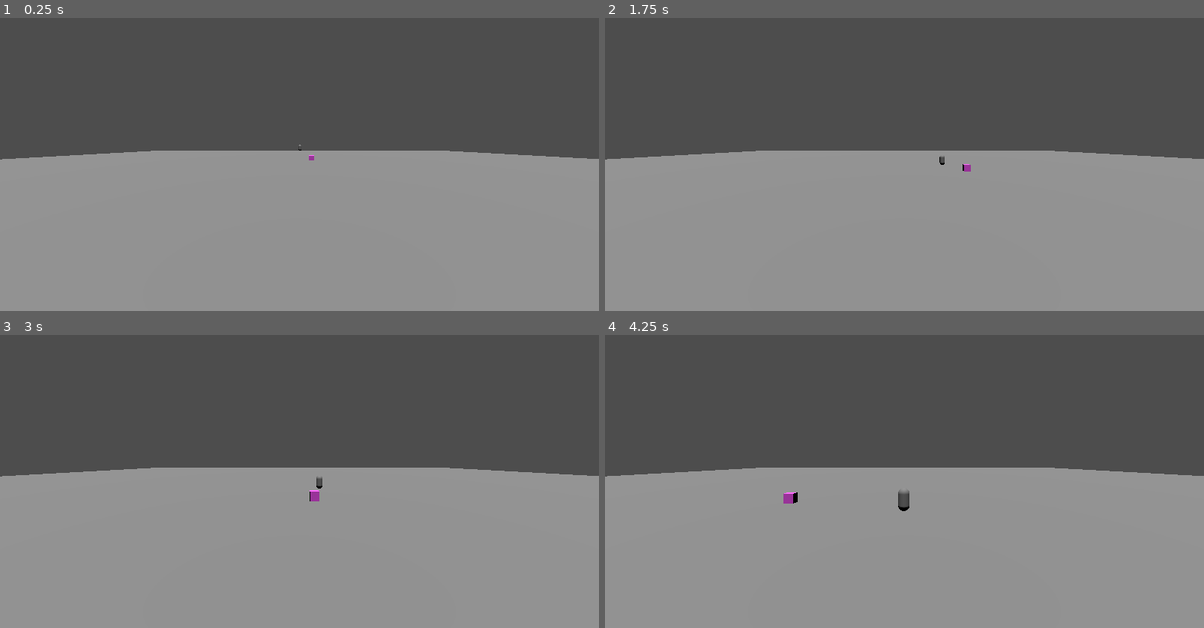
Above: before the commit, frames 1-4 (two rows, left to right).
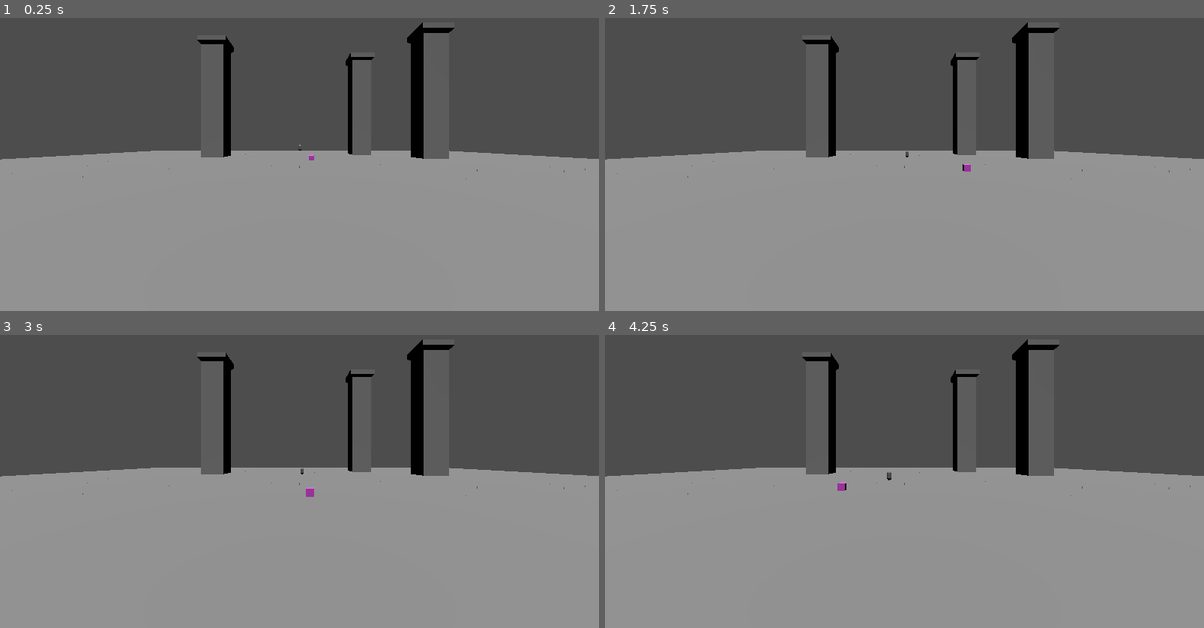
Above: after the commit, the same moments.

Repository: Tchetchouille/GMTK2024
Game: Godot game, scene res://scenes/JoelScene/JoelTestMain.tscn
The game is run twice, just before and just after one commit, with the same random seed, the same clock (stepped at 60 frames per second) and the same inputs.
Inputs (mouse positions are in pixels of both pictures, inside the frame that each line leads up to):
- Up to frame 1 (0.25 s): no input
- Up to frame 2 (1.75 s): tap Enter at 0.5 s; move the mouse to (1036, 126) at 0.52 s; hold D (move_right) 0.53-1.28 s; click (1036, 126) at 0.6 s; move the mouse to (784, 158) at 1.27 s; hold S (move_back) from 1.28 s (still down); click (784, 158) at 1.35 s
- Up to frame 3 (3 s): tap Space at 2 s; move the mouse to (359, 384) at 2.02 s; release S (move_back) at 2.03 s; hold D (move_right) 2.03-2.78 s; click (359, 384) at 2.1 s; move the mouse to (269, 528) at 2.77 s; hold W (move_forward) from 2.78 s (still down); click (269, 528) at 2.85 s
- Up to frame 4 (4.25 s): move the mouse to (1084, 510) at 3.52 s; release W (move_forward) at 3.53 s; hold A (move_left) from 3.53 s (still down); click (1084, 510) at 3.6 s

The runs differ from the first frame. In frame 1, 2.2% of the frame differs, in the area x 2-98%, y 1-55%; in frame 2, 2.2%; in frame 3, 2.3%; in frame 4, 2.4%, in the area x 2-98%, y 1-61%.

Commit message:
Terrain generation

Diff:
--- a/Materials/item_needle.tscn
+++ /dev/null
@@ -1,9 +0,0 @@
-[gd_scene load_steps=3 format=3 uid="uid://ltulp5aq7cna"]
-
-[ext_resource type="PackedScene" uid="uid://dhhrgux8vgaux" path="res://models/ITEM_Needle.fbx" id="1_qn41t"]
-[ext_resource type="Material" uid="uid://clane1b3w2sd4" path="res://Materials/Metal.tres" id="2_o61fd"]
-
-[node name="ITEM_Needle" instance=ExtResource("1_qn41t")]
-
-[node name="Needle" parent="." index="0"]
-surface_material_override/0 = ExtResource("2_o61fd")
--- a/resources/bone.tres
+++ /dev/null
@@ -1,11 +0,0 @@
-[gd_resource type="Resource" script_class="WeaponResource" load_steps=3 format=3 uid="uid://dcgc6l10oi7wc"]
-
-[ext_resource type="Script" path="res://scripts/weapon_resource.gd" id="1_ooovl"]
-
-[sub_resource type="BoxMesh" id="BoxMesh_4esct"]
-
-[resource]
-script = ExtResource("1_ooovl")
-name = "Bone"
-scale = 1.0
-model = SubResource("BoxMesh_4esct")
--- a/resources/church.tres
+++ /dev/null
@@ -1,11 +0,0 @@
-[gd_resource type="Resource" load_steps=3 format=3 uid="uid://bwg41iohtrfi3"]
-
-[ext_resource type="Script" path="res://scripts/weapon_resource.gd" id="1_ra8ig"]
-
-[sub_resource type="BoxMesh" id="BoxMesh_fqh1c"]
-
-[resource]
-script = ExtResource("1_ra8ig")
-name = "Church"
-scale = 20.0
-model = SubResource("BoxMesh_fqh1c")
--- /dev/null
+++ b/resources/weapons/chair.tres
@@ -0,0 +1,12 @@
+[gd_resource type="Resource" script_class="WeaponResource" load_steps=3 format=3 uid="uid://rcir0a1gphma"]
+
+[ext_resource type="PackedScene" uid="uid://bkm2a81lc12kn" path="res://scenes/weapons/prop_chair.tscn" id="1_f15lo"]
+[ext_resource type="Script" path="res://scripts/weapon_resource.gd" id="2_mp8id"]
+
+[resource]
+script = ExtResource("2_mp8id")
+name = "Chair"
+scale = 0.5
+model = ExtResource("1_f15lo")
+max_occurrences = 50
+radius = 1.0
--- /dev/null
+++ b/resources/weapons/church.tres
@@ -0,0 +1,12 @@
+[gd_resource type="Resource" script_class="WeaponResource" load_steps=3 format=3 uid="uid://bwg41iohtrfi3"]
+
+[ext_resource type="Script" path="res://scripts/weapon_resource.gd" id="1_ra8ig"]
+[ext_resource type="PackedScene" uid="uid://bvnjotreh65bq" path="res://scenes/weapons/prop_church.tscn" id="1_rvc82"]
+
+[resource]
+script = ExtResource("1_ra8ig")
+name = "Church"
+scale = 20.0
+model = ExtResource("1_rvc82")
+max_occurrences = 4
+radius = 10.0
--- a/resources/mountain.tres
+++ b/resources/weapons/mountain.tres
@@ -1,11 +1,12 @@
 [gd_resource type="Resource" script_class="WeaponResource" load_steps=3 format=3 uid="uid://beju6naak158i"]
 
 [ext_resource type="Script" path="res://scripts/weapon_resource.gd" id="1_85m0b"]
-
-[sub_resource type="BoxMesh" id="BoxMesh_sneeq"]
+[ext_resource type="PackedScene" uid="uid://c0y0jekrdown4" path="res://models/PROP_Chair.fbx" id="1_wsqgq"]
 
 [resource]
 script = ExtResource("1_85m0b")
-name = "Bone"
-scale = 1.0
-model = SubResource("BoxMesh_sneeq")
+name = "Mountain"
+scale = 10.0
+model = ExtResource("1_wsqgq")
+max_occurrences = 2
+radius = 10.0
--- /dev/null
+++ b/resources/weapons/needle.tres
@@ -0,0 +1,12 @@
+[gd_resource type="Resource" script_class="WeaponResource" load_steps=3 format=3 uid="uid://dcgc6l10oi7wc"]
+
+[ext_resource type="PackedScene" uid="uid://ccljqpgs6rvmu" path="res://scenes/weapons/prop_needle.tscn" id="1_a4b5y"]
+[ext_resource type="Script" path="res://scripts/weapon_resource.gd" id="2_wd1r1"]
+
+[resource]
+script = ExtResource("2_wd1r1")
+name = "Needle"
+scale = 0.01
+model = ExtResource("1_a4b5y")
+max_occurrences = 10
+radius = 1.0
--- /dev/null
+++ b/resources/weapons/sword.tres
@@ -0,0 +1,12 @@
+[gd_resource type="Resource" script_class="WeaponResource" load_steps=3 format=3 uid="uid://c8og61sa7x30a"]
+
+[ext_resource type="PackedScene" uid="uid://b0f4pds0wpp2a" path="res://scenes/weapons/prop_sword.tscn" id="1_tu7ce"]
+[ext_resource type="Script" path="res://scripts/weapon_resource.gd" id="2_hedo3"]
+
+[resource]
+script = ExtResource("2_hedo3")
+name = "Sword"
+scale = 1.0
+model = ExtResource("1_tu7ce")
+max_occurrences = 50
+radius = 1.0
--- a/scenes/Character.tscn
+++ b/scenes/Character.tscn
@@ -1,6 +1,6 @@
 [gd_scene load_steps=6 format=3 uid="uid://ywenk7jinwf5"]
 
-[ext_resource type="Resource" uid="uid://dcgc6l10oi7wc" path="res://resources/bone.tres" id="2_juvo0"]
+[ext_resource type="Resource" uid="uid://dcgc6l10oi7wc" path="res://resources/weapons/needle.tres" id="2_juvo0"]
 [ext_resource type="Script" path="res://scripts/character_body_3d.gd" id="2_ro3ve"]
 
 [sub_resource type="BoxShape3D" id="BoxShape3D_ewddu"]
--- a/scenes/flo_scene.tscn
+++ b/scenes/flo_scene.tscn
@@ -1,9 +1,7 @@
-[gd_scene load_steps=5 format=3 uid="uid://c7fts27cgd051"]
+[gd_scene load_steps=3 format=3 uid="uid://c7fts27cgd051"]
 
 [ext_resource type="PackedScene" uid="uid://bb5dyhed3iijo" path="res://scenes/terrain.tscn" id="1_1x8q5"]
-[ext_resource type="PackedScene" uid="uid://c4y02kp5q7cfb" path="res://scenes/Character.tscn" id="2_wh3hq"]
-[ext_resource type="PackedScene" uid="uid://c4qxc2r4tnvva" path="res://scenes/weapon.tscn" id="3_3t8cp"]
-[ext_resource type="Resource" uid="uid://beju6naak158i" path="res://resources/mountain.tres" id="4_uanfr"]
+[ext_resource type="PackedScene" uid="uid://ywenk7jinwf5" path="res://scenes/Character.tscn" id="2_wh3hq"]
 
 [node name="FloScene" type="Node3D"]
 
@@ -13,6 +11,3 @@
 transform = Transform3D(1, 0, 0, 0, 0.451376, 0.892334, 0, -0.892334, 0.451376, 0, 1.13658, 0)
 
 [node name="Body" parent="." instance=ExtResource("2_wh3hq")]
-
-[node name="Weapon" parent="." instance=ExtResource("3_3t8cp")]
-resource = ExtResource("4_uanfr")
--- a/scenes/test_char.tscn
+++ b/scenes/test_char.tscn
@@ -2,9 +2,9 @@
 
 [ext_resource type="PackedScene" uid="uid://ywenk7jinwf5" path="res://scenes/Character.tscn" id="1_o8ce0"]
 [ext_resource type="PackedScene" uid="uid://c4qxc2r4tnvva" path="res://scenes/weapon.tscn" id="2_7tshf"]
-[ext_resource type="Resource" uid="uid://beju6naak158i" path="res://resources/mountain.tres" id="3_uvvxc"]
+[ext_resource type="Resource" uid="uid://beju6naak158i" path="res://resources/weapons/mountain.tres" id="3_uvvxc"]
 [ext_resource type="PackedScene" uid="uid://bb5dyhed3iijo" path="res://scenes/terrain.tscn" id="4_ywacn"]
-[ext_resource type="Resource" uid="uid://dcgc6l10oi7wc" path="res://resources/bone.tres" id="5_yxvf3"]
+[ext_resource type="Resource" uid="uid://dcgc6l10oi7wc" path="res://resources/weapons/needle.tres" id="5_yxvf3"]
 
 [node name="TestChar" type="Node3D"]
 
--- a/scenes/weapon.tscn
+++ b/scenes/weapon.tscn
@@ -4,8 +4,3 @@
 
 [node name="Weapon" type="Node3D"]
 script = ExtResource("1_x6qqt")
-
-[node name="StaticBody3D" type="StaticBody3D" parent="."]
-
-[node name="MeshInstance3D" type="MeshInstance3D" parent="StaticBody3D"]
-skeleton = NodePath("../..")
--- /dev/null
+++ b/scenes/weapons/item_needle.tscn
@@ -0,0 +1,5 @@
+[gd_scene load_steps=2 format=3 uid="uid://uuu882s2c7e6"]
+
+[ext_resource type="PackedScene" uid="uid://dhhrgux8vgaux" path="res://models/ITEM_Needle.fbx" id="1_u1prm"]
+
+[node name="ITEM_Needle" instance=ExtResource("1_u1prm")]
--- /dev/null
+++ b/scenes/weapons/prop_chair.tscn
@@ -0,0 +1,14 @@
+[gd_scene load_steps=3 format=3 uid="uid://bkm2a81lc12kn"]
+
+[ext_resource type="PackedScene" uid="uid://c0y0jekrdown4" path="res://models/PROP_Chair.fbx" id="1_2pluu"]
+
+[sub_resource type="CapsuleShape3D" id="CapsuleShape3D_8xr1d"]
+radius = 0.025
+height = 0.28
+
+[node name="PROP_Chair" instance=ExtResource("1_2pluu")]
+
+[node name="StaticBody3D" type="StaticBody3D" parent="." index="2"]
+
+[node name="CollisionShape3D" type="CollisionShape3D" parent="StaticBody3D" index="0"]
+shape = SubResource("CapsuleShape3D_8xr1d")
--- /dev/null
+++ b/scenes/weapons/prop_church.tscn
@@ -0,0 +1,13 @@
+[gd_scene load_steps=3 format=3 uid="uid://bvnjotreh65bq"]
+
+[ext_resource type="PackedScene" uid="uid://fv6hrfyci1h0" path="res://models/WIP_PROP_Church.fbx" id="1_gri37"]
+
+[sub_resource type="BoxShape3D" id="BoxShape3D_7186p"]
+size = Vector3(7, 75, 7)
+
+[node name="PROP_Church" instance=ExtResource("1_gri37")]
+
+[node name="StaticBody3D" type="StaticBody3D" parent="." index="2"]
+
+[node name="CollisionShape3D" type="CollisionShape3D" parent="StaticBody3D" index="0"]
+shape = SubResource("BoxShape3D_7186p")
--- /dev/null
+++ b/scenes/weapons/prop_needle.tscn
@@ -0,0 +1,14 @@
+[gd_scene load_steps=3 format=3 uid="uid://ccljqpgs6rvmu"]
+
+[ext_resource type="PackedScene" uid="uid://b2dwo500p3wyl" path="res://models/PROP_Needle.fbx" id="1_ccxaa"]
+
+[sub_resource type="CapsuleShape3D" id="CapsuleShape3D_hjy3e"]
+radius = 0.002
+height = 0.05
+
+[node name="PROP_Needle" instance=ExtResource("1_ccxaa")]
+
+[node name="StaticBody3D" type="StaticBody3D" parent="." index="2"]
+
+[node name="CollisionShape3D" type="CollisionShape3D" parent="StaticBody3D" index="0"]
+shape = SubResource("CapsuleShape3D_hjy3e")
--- /dev/null
+++ b/scenes/weapons/prop_sword.tscn
@@ -0,0 +1,14 @@
+[gd_scene load_steps=3 format=3 uid="uid://b0f4pds0wpp2a"]
+
+[ext_resource type="PackedScene" uid="uid://bxcrjhm2d573d" path="res://models/PROP_Sword.fbx" id="1_mtf3y"]
+
+[sub_resource type="CapsuleShape3D" id="CapsuleShape3D_8x5m0"]
+radius = 0.04
+height = 0.6
+
+[node name="PROP_Sword" instance=ExtResource("1_mtf3y")]
+
+[node name="StaticBody3D" type="StaticBody3D" parent="." index="2"]
+
+[node name="CollisionShape3D" type="CollisionShape3D" parent="StaticBody3D" index="0"]
+shape = SubResource("CapsuleShape3D_8x5m0")
--- a/scripts/terrain.gd
+++ b/scripts/terrain.gd
@@ -2,36 +2,56 @@
 
 class_name Terrain
 
+@export var map_size = 100
 var weapon_template = preload("res://scenes/weapon.tscn")
 var noise: FastNoiseLite
 
-var weapons: Array = [
-	preload("res://resources/mountain.tres"),
-	preload("res://resources/church.tres"),
-	preload("res://resources/bone.tres"),
+var weapons: Array[WeaponResource] = [
+	#preload("res://resources/mountain.tres"),
+	preload("res://resources/weapons/church.tres"),
+	#preload("res://resources/bone.tres"),
+	preload("res://resources/weapons/sword.tres"),
+	preload("res://resources/weapons/chair.tres"),
+	preload("res://resources/weapons/needle.tres"),
 ]
 
 # Called when the node enters the scene tree for the first time.
 func _ready() -> void:
-	noise = FastNoiseLite.new()
+	#noise = FastNoiseLite.new()
+	#noise.seed = randi()
 
-	# Configure
-	noise.seed = randi()
+	var taken_spaces = Array()
+	for weapon_resource in weapons:
+		for _i in range(weapon_resource.max_occurrences):
+			var x = randi() % map_size - map_size / 2
+			var y = randi() % map_size - map_size / 2
 
-	for x in range(100):
-		for y in range(100):
-			var val = noise.get_noise_2d(x, y)
+			var new_space = {
+				"pos": Vector2(x, y),
+				"r": weapon_resource.radius
+			}
 
-			if val > 0.4:
-				print(val)
-				add_weapon(weapons[1], Vector3(x, val*10, y))
+			var is_overlapped = false
+			for space in taken_spaces:
+				if is_overlap(space, new_space):
+					is_overlapped = true;
+					break;
 
-	#for weapon_resource in weapons:
-		#add_weapon(weapon_resource, Vector2(0, -2))
+			if is_overlapped:
+				continue
 
-# Called every frame. 'delta' is the elapsed time since the previous frame.
-func _process(delta: float) -> void:
-	pass
+			print("Add weapon" + weapon_resource.name)
+			add_weapon(weapon_resource, Vector3(x, 0, y))
+
+			taken_spaces.append(new_space)
+	#for x in range(100):
+		#for y in range(100):
+			#var val = noise.get_noise_2d(x, y)
+#
+			#if val > 0.4:
+				#print(val)
+				#add_weapon(weapons[1], Vector3(x, val*10, y))
+
 
 func add_weapon(weapon_resource: WeaponResource, position: Vector3):
 	var weapon = weapon_template.instantiate()
@@ -43,3 +63,7 @@
 	weapon.position.y = position.y
 	weapon.position.z = position.z
 	weapon.resource = weapon_resource
+
+func is_overlap(a, b):
+	var dist = a.pos.distance_to(b.pos)
+	return dist < a.r + b.r
--- a/scripts/weapon.gd
+++ b/scripts/weapon.gd
@@ -3,7 +3,7 @@
 class_name Weapon
 
 
-@onready var mesh_instance = $StaticBody3D/MeshInstance3D
+#@onready var mesh_instance = $StaticBody3D/MeshInstance3D
 @export var resource: WeaponResource:
 	get:
 		return resource
@@ -11,11 +11,9 @@
 		set_resource(value)
 
 func set_resource(res: WeaponResource):
-	await self.ready
-	mesh_instance.mesh = res.model
-
-	# create collision shape from the mesh
-	mesh_instance.create_trimesh_collision()
+	#await self.ready
+	var model = res.model.instantiate()
+	add_child(model)
 
 func pick_up():
 	# Function to be called by character when picking up this weapon
--- a/scripts/weapon_resource.gd
+++ b/scripts/weapon_resource.gd
@@ -4,14 +4,19 @@
 
 @export var name: String
 @export var scale: float
-@export var model: Resource
+@export var model: PackedScene
+@export var max_occurrences: int
+@export var radius: float
 
 # Make sure that every parameter has a default value.
 # Otherwise, there will be problems with creating and editing
 # your resource via the inspector.
-func _init(p_name="Default", p_scale = 0):
+func _init(p_model=null, p_name="Default", p_scale = 0, p_max_occurrences=1, p_radius=1):
 	name = p_name
 	scale = p_scale
+	model = p_model
+	max_occurrences = p_max_occurrences
+	radius = p_radius
 
 func is_pickable(playerScale):
 	return playerScale >= scale
Not shown: 1 places in scenes/main.tscn that only renumber resources
